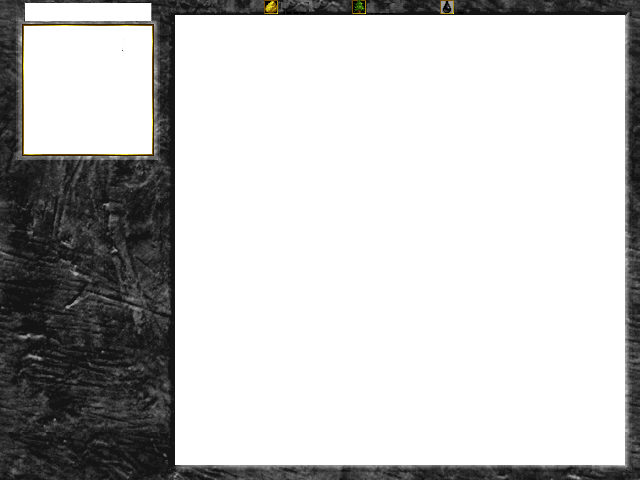
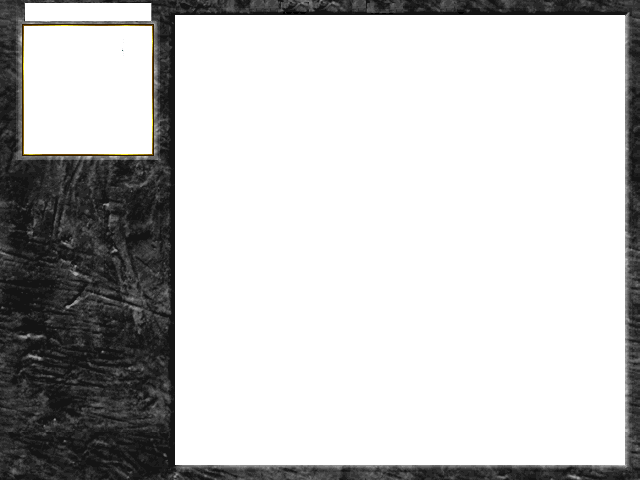
Layered file, before and after one edit (640x480). Changes by layer:
renamed "Screenshot (27).png" to "hud.png", painted on it over [264, 0, 454, 14]
